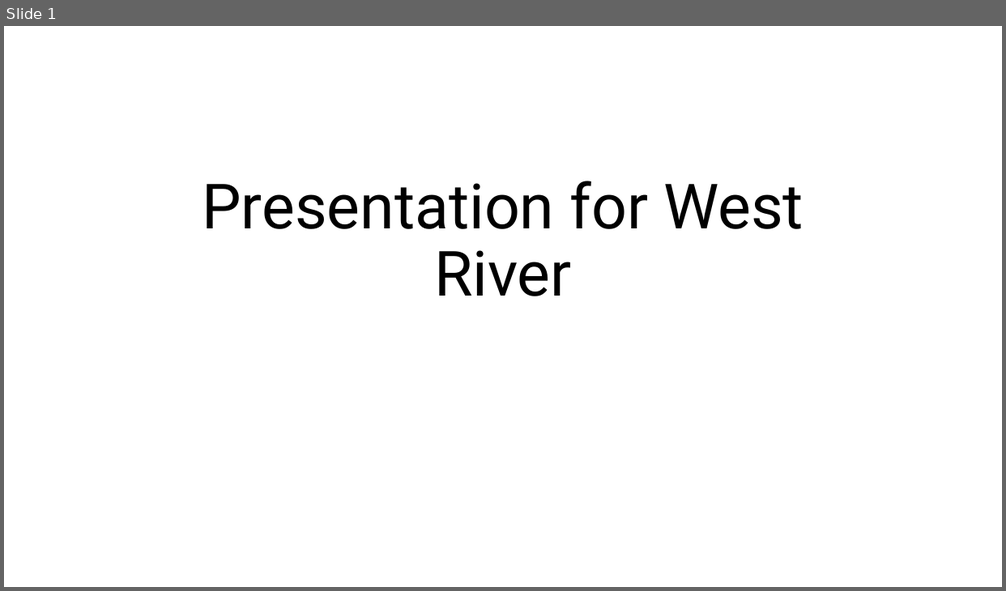
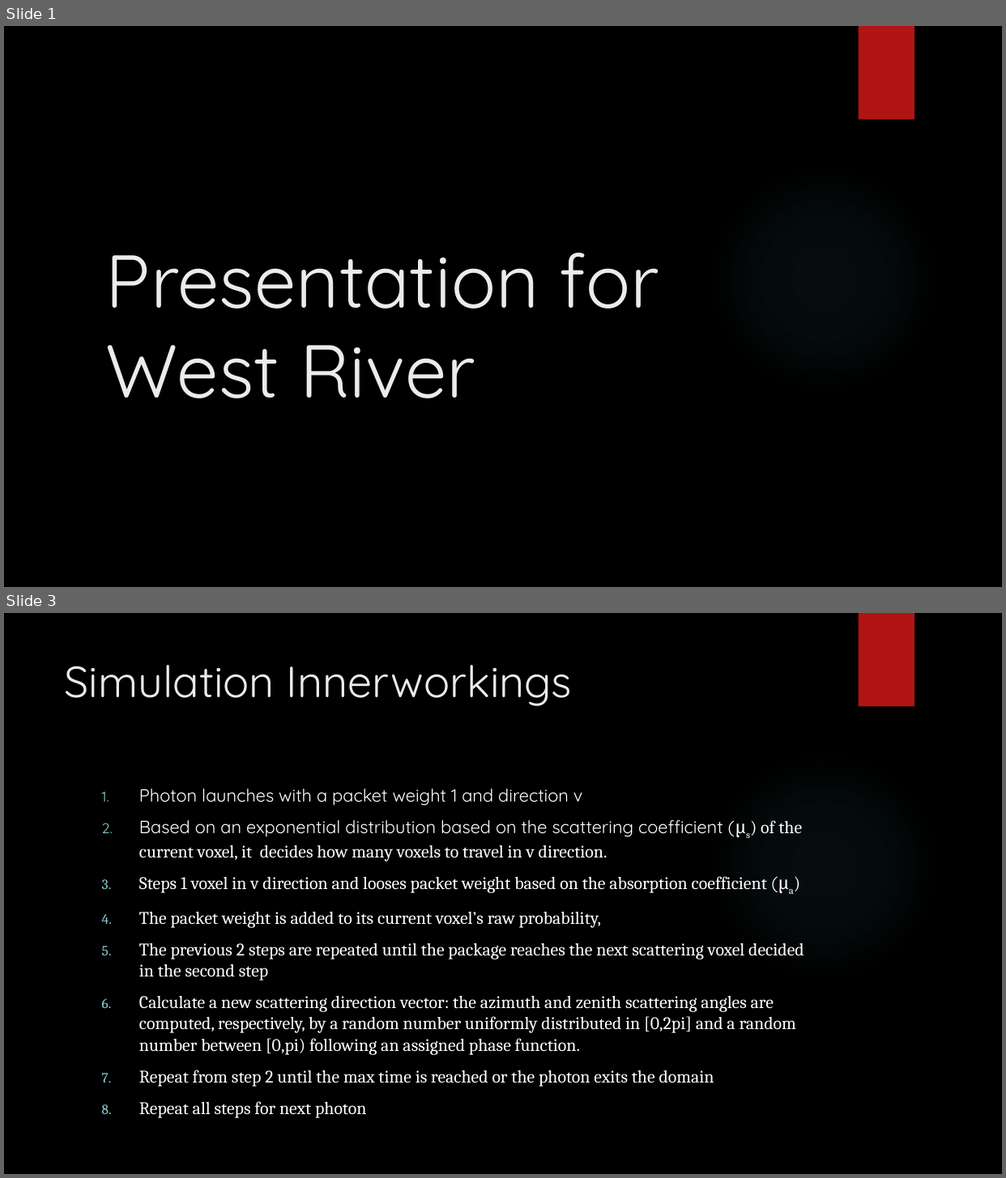
Before and after one commit to KAANVOLKAN05/GPGPU_Research, a slide deck: MonteCarlo/MonteCarloProj/Presentation for West River.pptx. Shown one above the other, each under a label of ours: slide 1 before the commit, slides 1 and 3 after it; the slides between them are not shown. The pictures are 1006x591 and 1006x1178 pixels, drawn with LibreOffice and Linux fonts; fonts in the diff are those of the drawing; background and template pictures are left out. Boxes give left, top, right and bottom in pixels: in the first picture for what was removed or moved away, otherwise in the second. Text is boxed around its words. In the diff, an @@ line names an element or a change of style, - is before the commit and + after.

```diff
--- a/MonteCarlo/MonteCarloProj/Presentation for West River.pptx
+++ b/MonteCarlo/MonteCarloProj/Presentation for West River.pptx
@@ slide 3 added at bbox=[4, 613, 1002, 1174], background picture (left out); not listed: 2 template elements that a slide beside it also shows @@
@@ title added at bbox=[65, 665, 572, 706], 42 pt, text #EBEBEB @@
+Simulation Innerworkings
@@ text added at bbox=[139, 789, 804, 1118], 17 pt, text #FFFFFF @@
+1. Photon launches with a packet weight 1 and direction v
+2. Based on an exponential distribution based on the scattering coefficient (μs) of the current voxel, it decides how many voxels to travel in v direction.
+3. Steps 1 voxel in v direction and looses packet weight based on the absorption coefficient (μa)
+4. The packet weight is added to its current voxel’s raw probability,
+5. The previous 2 steps are repeated until the package reaches the next scattering voxel decided in the second step
+6. Calculate a new scattering direction vector: the azimuth and zenith scattering angles are computed, respectively, by a random number uniformly distributed in [0,2pi] and a random number between [0,pi) following an assigned phase function.
+7. Repeat from step 2 until the max time is reached or the photon exits the domain
+8. Repeat all steps for next photon
@@ slide 1 changed as well @@
@@ background #FFFFFF to picture (left out) @@
@@ rectangle added at bbox=[859, 26, 914, 120], fill #B01513 @@
@@ title "Presentation for West River": place and size @@
-title "Presentation for West River" at bbox=[202, 181, 803, 297]
+title "Presentation for West River" at bbox=[106, 253, 659, 399]
@@ title "Presentation for West River" at bbox=[106, 253, 659, 399]: size 60 to 72 pt, font Roboto to Quicksand, text colour #000000 to #EBEBEB; alignment centre to left; line spacing 0.9 to 1 @@
@@ ellipse added at bbox=[709, 163, 939, 394], fill gradient #50B9C1 @@
```
Also in this commit, not shown: 5 other slides changed, 5 other slides added, 1 slide removed.
